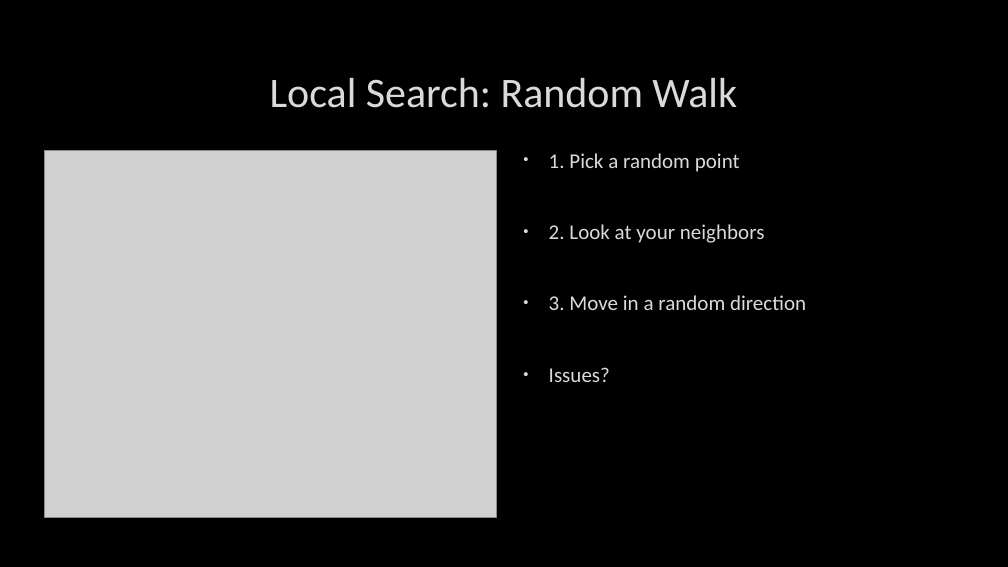
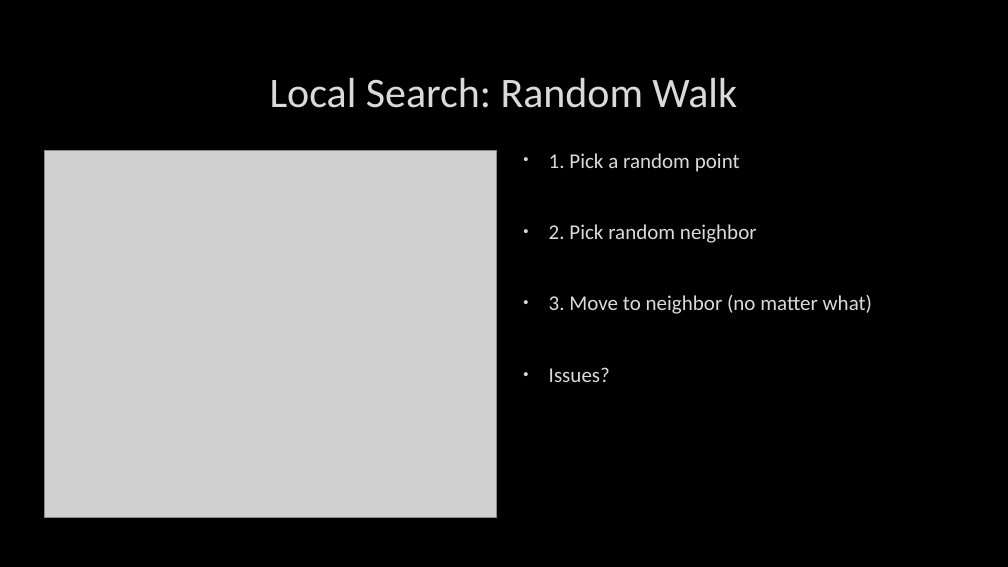
Before and after one commit to markfloryan/AI, a slide deck: slide 5 of slides/06-Search-LocalSearch.pptx. Drawn at 1008x567 pixels with LibreOffice and Linux fonts; fonts in the diff are those of the drawing; grey boxes stand for pictures; background and template pictures are left out. Boxes give left, top, right and bottom in pixels: in the first picture for what was removed or moved away, otherwise in the second. Text is boxed around its words. In the diff, an @@ line names an element or a change of style, - is before the commit and + after.

```diff
--- a/slides/06-Search-LocalSearch.pptx
+++ b/slides/06-Search-LocalSearch.pptx
@@ text at (549, 224, 872, 314): text changed @@
-• 2. Look at your neighbors
-• 3. Move in a random direction
+• 2. Pick random neighbor
+• 3. Move to neighbor (no matter what)
```
Also in this commit, not shown: 1 other slide changed, 18 other files.
